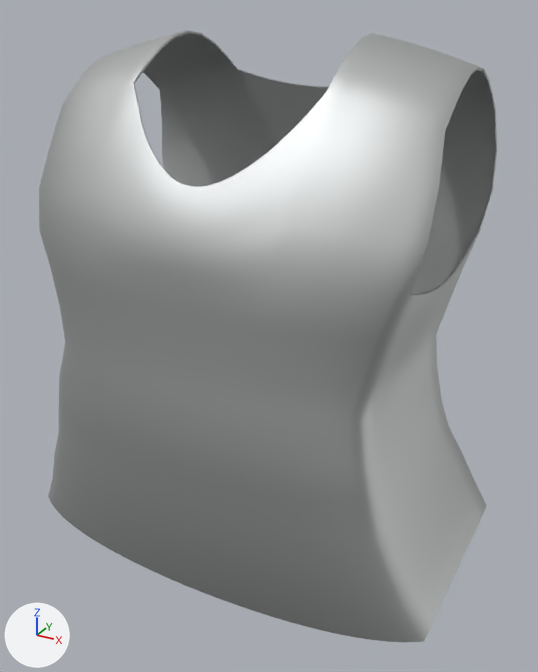
One commit to the glTF model assets/equipment/procedural/brigandine--worn.glb: the scene before it, then after it.
Both versions are drawn from a camera (50 mm lens) standing at (0.386, -0.697, 1.522) and looking at (0.015, -0.022, 1.185). The axes (+X, +Y, +Z) are drawn at lower left. The lights are the same throughout. The older version comes first. Vertices at exactly the same position are counted once.

In view in the first picture: 'Brigandine'.
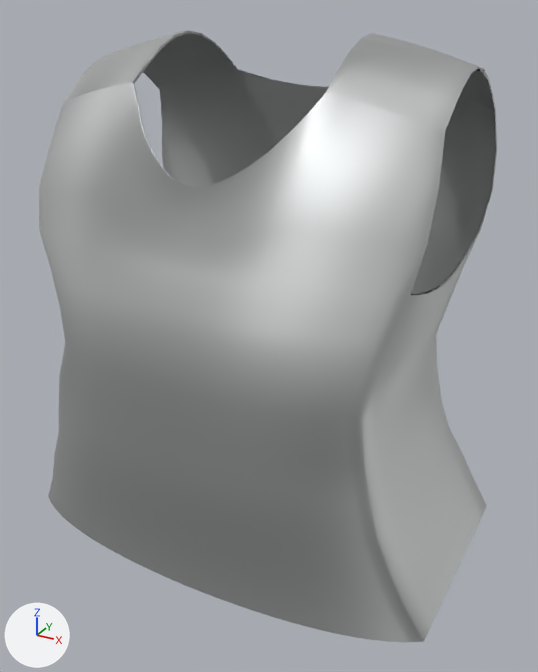
Changed parts and their boxes (x1, y1, x2, y2) in the pictures (538 x 672 px):
'Brigandine', surface changed, shading changed: (39, 34, 497, 642) in both

The change, as a diff of the scene's bpy script:
```diff
--- a/assets/equipment/procedural/brigandine--worn.glb.py
+++ b/assets/equipment/procedural/brigandine--worn.glb.py
@@ img_armor_normal_955354ce57187016007be22dd76eb878f61599401c450439b935bfa31188c38a_png @@
+img_armor_normal_955354ce57187016007be22dd76eb878f61599401c450439b935bfa31188c38a_png = load_image('armor-normal-955354ce57187016007be22dd76eb878f61599401c450439b935bfa31188c38a.png', 'armor-normal-955354ce57187016007be22dd76eb878f61599401c450439b935bfa31188c38a.png', 1024, 1024, 'Non-Color')
@@ mat_brigandine @@
 n0 = _N.new('ShaderNodeBsdfPrincipled'); n0.name = 'Principled BSDF'
 n1 = _N.new('ShaderNodeOutputMaterial'); n1.name = 'Material Output'
+n2 = _N.new('ShaderNodeNormalMap'); n2.name = 'Normal Map'
+n2.uv_map = 'UVMap'
+n3 = _N.new('ShaderNodeTexImage'); n3.name = 'Image Texture'
+n3.image = img_armor_normal_955354ce57187016007be22dd76eb878f61599401c450439b935bfa31188c38a_png
 _L.new(n0.outputs[0], n1.inputs[0])  # 'BSDF' to 'Surface'
+_L.new(n2.outputs[0], n0.inputs[5])  # 'Normal' to 'Normal'
+_L.new(n3.outputs[0], n2.inputs[1])  # 'Color' to 'Color'
@@ me_brigandine @@
 me_brigandine.from_pydata(...)  # 2248 vertices, 4504 faces; spans x -0.251..0.251, y -0.194..0.171, z 0.943..1.501
 # used by ob_brigandine; location = (0.0, 0.0, 0.0)
+# me_brigandine part 1: its shading normals changed
 me_brigandine.materials.append(mat_brigandine)
```
